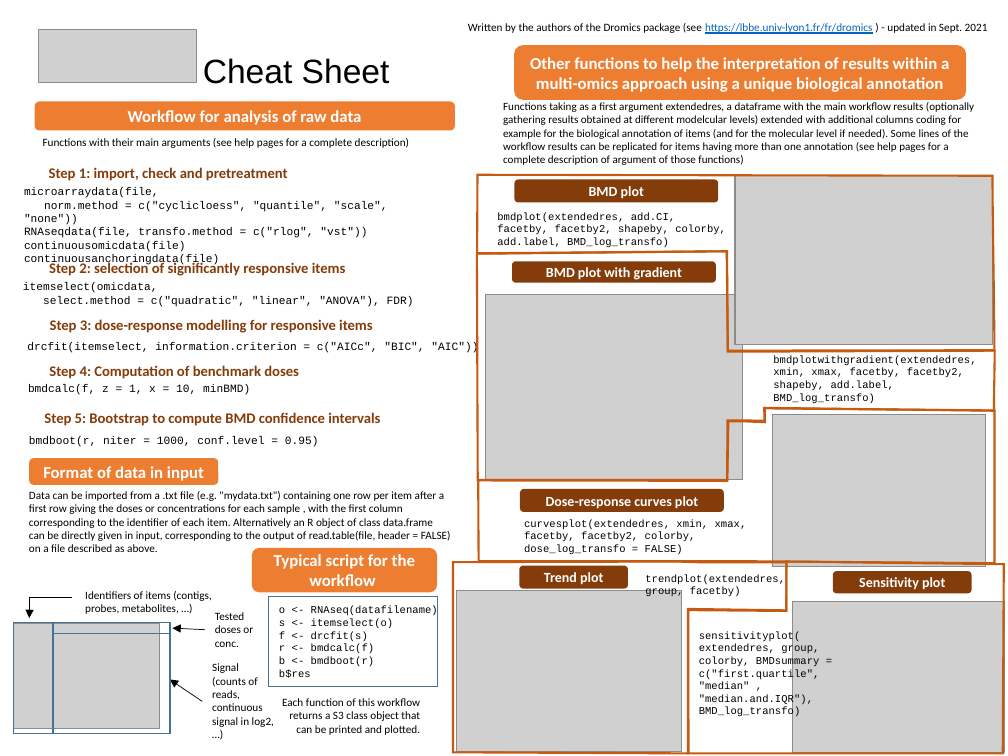
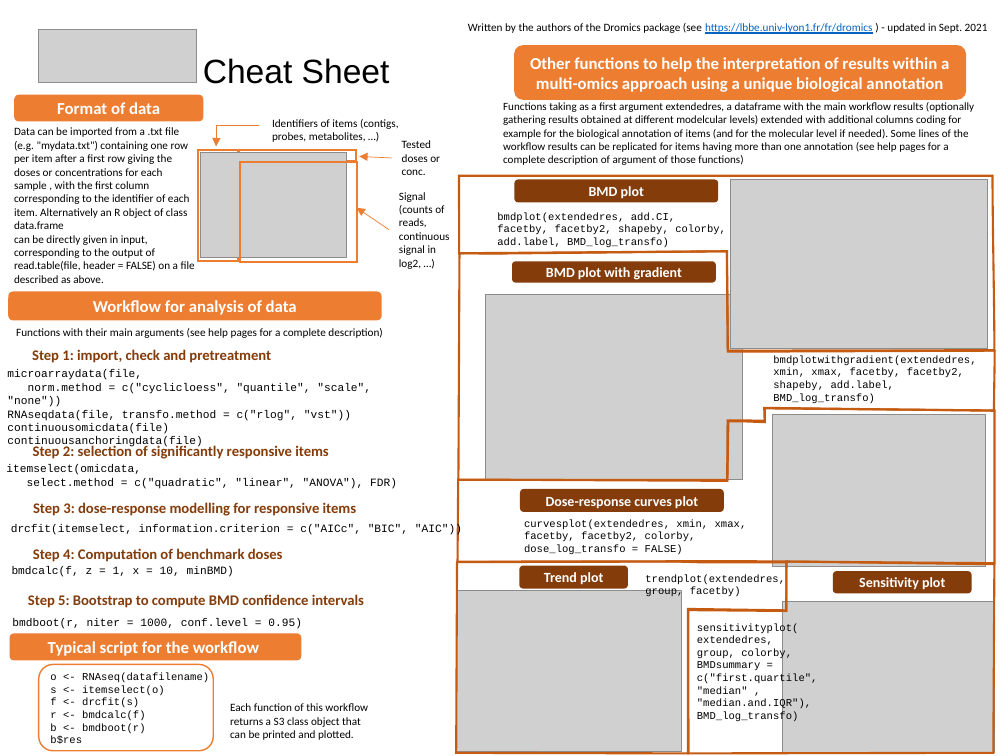
Before and after one commit to lbbe-software/DRomics, a slide deck: slide 1 of share/techdoc/DRomics_cheat_sheet.pptx. Drawn at 1008x756 pixels with LibreOffice and Linux fonts; fonts in the diff are those of the drawing; grey boxes stand for pictures. Boxes give left, top, right and bottom in pixels: in the first picture for what was removed or moved away, otherwise in the second. Text is boxed around its words. In the diff, an @@ line names an element or a change of style, - is before the commit and + after.

```diff
--- a/share/techdoc/DRomics_cheat_sheet.pptx
+++ b/share/techdoc/DRomics_cheat_sheet.pptx
@@ rounded rectangle "Format of data": place and size @@
-rounded rectangle "Format of data" at [29,459,219,486]
+rounded rectangle "Format of data" at [14,95,204,122]
@@ text in rounded rectangle at [57,102,160,114]: text changed @@
-Format of data in input
+Format of data
@@ text "Data can be imported from ..." rewrapped from [29,491,451,552] to [14,127,195,283] @@
@@ elbow arrow (259, 126) - (216, 146): stroke #000000 0.5 pt to #ED7D31 0.5 pt @@
@@ picture: place and size @@
-picture at [13,624,159,729]
+picture at [201,152,347,257]
@@ outline #43739E 1 pt to #ED7D31 1.5 pt in 3 elements at [239,150,356,161], [199,150,238,261], [240,161,357,261] @@
@@ 3 rectangles, 2 texts, 1 elbow arrow, 1 arrow: place and size @@
-3 rectangles, 2 texts, 1 elbow arrow, 1 arrow at [13,591,253,733]
+3 rectangles, 2 texts, 1 elbow arrow, 1 arrow at [199,119,440,261]
@@ arrow (392, 158) - (359, 156): stroke #000000 0.5 pt to #ED7D31 0.5 pt @@
@@ freeform shape: place and size @@
-freeform shape at [477,174,994,350]
+freeform shape at [459,175,994,351]
@@ picture: place and size @@
-picture at [735,175,993,344]
+picture at [730,179,988,348]
@@ arrow moved from (203, 702) - (169, 679) to (389, 230) - (357, 208) @@
@@ arrow (389, 230) - (357, 208): stroke #000000 0.5 pt to #ED7D31 0.5 pt @@
@@ text "Signal (counts of reads, continuous ..." rewrapped from [212,663,274,727] to [399,192,450,269] @@
@@ freeform shape: place and size @@
-freeform shape at [477,251,995,480]
+freeform shape at [459,251,995,480]
@@ rounded rectangle "Workflow for analysis of data": place and size @@
-rounded rectangle "Workflow for analysis of data" at [34,102,455,131]
+rounded rectangle "Workflow for analysis of data" at [8,291,381,321]
@@ text "Functions with their main arguments ...": place and size @@
-text "Functions with their main arguments ..." at [43,138,409,148]
+text "Functions with their main arguments ..." at [16,328,382,338]
@@ text in rounded rectangle at [93,300,297,315]: text changed @@
-Workflow for analysis of raw data
+Workflow for analysis of data
@@ 6 texts: place and size @@
-6 texts at [23,167,414,447]
+6 texts at [6,349,397,629]
@@ freeform shape: place and size @@
-freeform shape at [478,408,994,563]
+freeform shape at [458,408,995,563]
@@ 4 texts: place and size @@
-4 texts at [27,261,478,395]
+4 texts at [11,443,462,577]
@@ freeform shape: place and size @@
-freeform shape at [453,561,786,753]
+freeform shape at [457,561,787,753]
@@ freeform shape: place and size @@
-freeform shape at [688,561,1004,753]
+freeform shape at [688,561,995,753]
@@ rectangle removed at [268,597,437,686] @@
@@ text at [697,623,818,723]: text changed @@
-sensitivityplot(
-extendedres, group, colorby, BMDsummary = c("first.quartile", "median" , "median.and.IQR"), BMD_log_transfo)
+sensitivityplot(
+extendedres,
+group, colorby,
+BMDsummary = c("first.quartile", "median" , "median.and.IQR"), BMD_log_transfo)
@@ picture: place and size @@
-picture at [793,602,1005,753]
+picture at [783,602,995,753]
@@ rounded rectangle "Typical script for the workflow": place and size @@
-rounded rectangle "Typical script for the workflow" at [252,548,437,593]
+rounded rectangle "Typical script for the workflow" at [10,633,302,660]
@@ rounded rectangle added at [38,664,213,751], outline #ED7D31 1 pt @@
@@ text "o <- RNAseq(datafilename)": place and size @@
-text "o <- RNAseq(datafilename)" at [279,606,438,678]
+text "o <- RNAseq(datafilename)" at [50,673,209,744]
@@ text "Each function of this workflow ...": place and size @@
-text "Each function of this workflow ..." at [282,698,420,735]
+text "Each function of this workflow ..." at [230,703,368,740]
@@ text "Each function of this workflow ..." at [230,703,368,740]: alignment right to left @@
```
Also in this commit, not shown: 1 other file.
